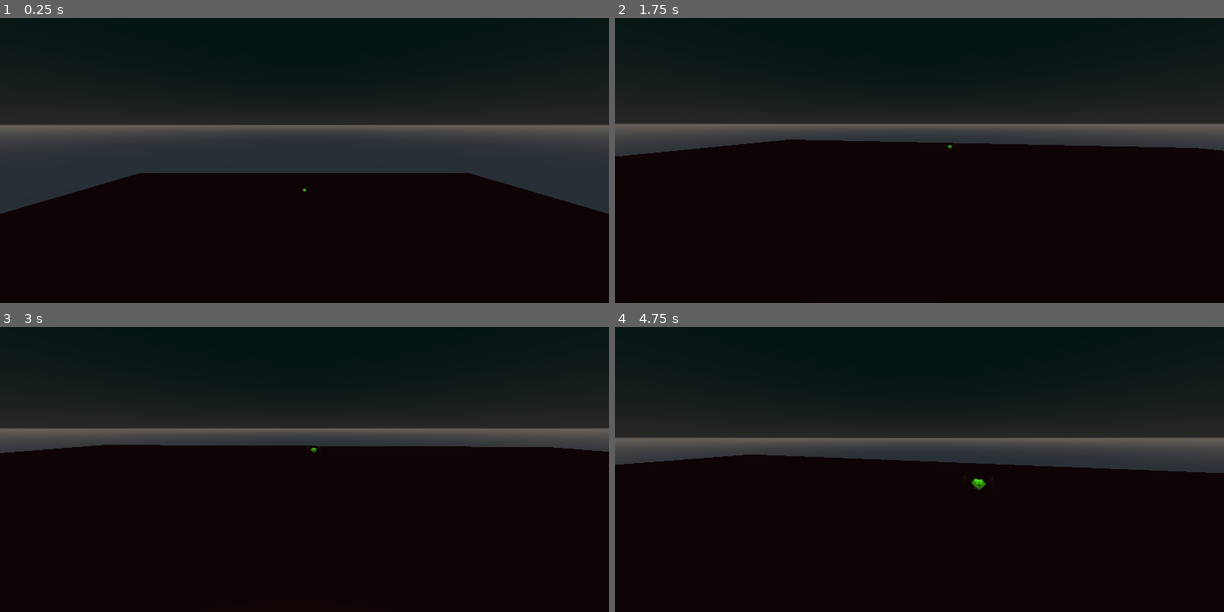
Above: before the commit, frames 1-4 (two rows, left to right).
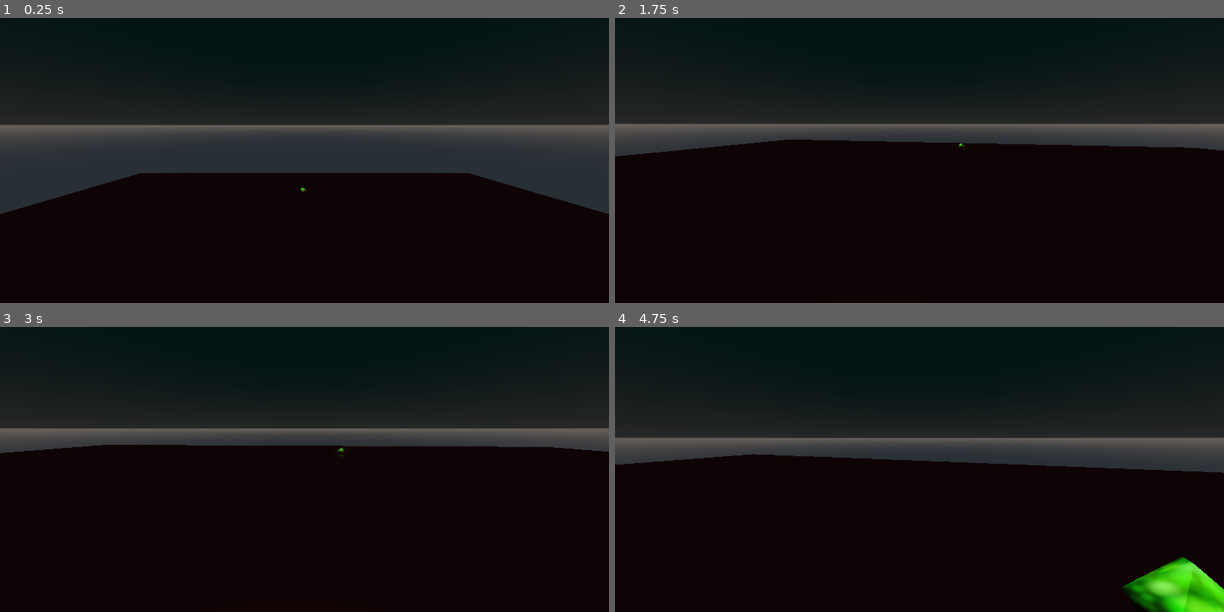
Above: after the commit, the same moments.

Repository: ElPepitaux/Epitech_Jam
Game: Godot game, scene res://World.tscn
Same seed, same stepped clock (60 frames per second), same inputs: the game is played once before the commit and once after it. The project has no main scene, so this scene is started directly.
Inputs (mouse positions are in pixels of both pictures, inside the frame that each line leads up to):
- Up to frame 1 (0.25 s): no input
- Up to frame 2 (1.75 s): move the mouse to (949, 123) at 0.52 s; hold W (forward) from 0.53 s (still down); click (949, 123) at 0.6 s; tap Space (jump) at 0.77, 1.52 s; move the mouse to (889, 126) at 1.27 s; tap Shift (sprint) at 1.35 s
- Up to frame 3 (3 s): keep holding W (forward); move the mouse to (316, 426) at 2.02 s; click (316, 426) at 2.1 s; tap Enter at 2.75 s; move the mouse to (298, 441) at 2.77 s; tap Shift (sprint) at 2.85 s
- Up to frame 4 (4.75 s): keep holding W (forward); tap Space (jump) at 3.02, 3.77, 4.52 s; move the mouse to (962, 438) at 3.52 s; click (962, 438) at 3.6 s; move the mouse to (870, 429) at 4.27 s; tap Shift (sprint) at 4.35 s

The runs differ from the first frame. In frame 1, less than 0.1% of the frame differs, in the area x 0-100%, y 54-69%; in frame 2, less than 0.1%; in frame 3, less than 0.1%; in frame 4, 2.4%, in the area x 22-100%, y 44-100%.

Commit message:
end enemy

Diff:
--- a/game/All_Enemy/enemy.gd
+++ b/game/All_Enemy/enemy.gd
@@ -2,7 +2,9 @@
 
 onready var animation = $spider/AnimationPlayer
 onready var playerdection = $player_dection
-
+onready var hitbox = $Hitbox
+onready var wander = $Wander
+onready var stats = $Stats
 
 enum {
 	IDLE,
@@ -15,26 +17,52 @@
 var gravity = -14
 var velocity = Vector3.ZERO
 var FRICTION = 20
+var SPRINT = 5
+var WALK = 2
+var ACCEL = 5
 
 func _ready():
-	pass
+	randomize()
+	stat = pick_random_state([IDLE, WANDER])
 
 func _physics_process(delta):
 	match stat:
 		IDLE:
+			animation.play("Idle")
 			velocity = velocity.move_toward(Vector3.ZERO, delta * FRICTION)
 			seek_player()
 
+			if wander.get_time_left() == 0:
+				stat = pick_random_state([IDLE, WANDER])
+				wander.start_timer_wander(rand_range(5, 10))
+
 		WANDER:
 			seek_player()
+			animation.play("Walk")
+			if wander.get_time_left() == 0:
+				stat = pick_random_state([IDLE, WANDER])
+				wander.start_timer_wander(rand_range(5, 10))
+
+			var direction = global_transform.origin.direction_to(wander.target_position)
+			velocity = velocity.move_toward(direction * WALK, ACCEL * delta)
+			look_at(wander.target_position, Vector3.UP)
+			rotation_degrees.y += 180
+			if global_transform.origin.distance_to(wander.target_position) <= 4:
+				stat = pick_random_state([IDLE, WANDER])
+				wander.start_timer_wander(rand_range(1, 3))
+
 		CHASE:
+			animation.play("Walk")
 			var player = playerdection.player
 			if player != null:
-				look_at(Vector3(player.translation.x + 180, player.translation.y, player.translation.z + 360), Vector3.UP)
+				look_at(player.global_transform.origin, Vector3.UP)
+				rotation_degrees.y += 180
 				var direction = global_transform.origin.direction_to(player.get_global_transform().origin)
-				velocity = velocity.move_toward(direction * 5, delta * 10)
+				velocity = velocity.move_toward(direction * SPRINT, delta * ACCEL)
 			else:
 				stat = IDLE
+
+	velocity.y += gravity * delta
 
 	velocity = move_and_slide(velocity)
 
@@ -44,7 +72,10 @@
 
 func pick_random_state(list_state):
 	list_state.shuffle()
-	return list_state.pop(0)
+	return list_state.pop_front()
 
 func _on_HurtBox_area_entered(area):
-	pass
+	stats.health -= 1
+
+func _on_Stats_no_health():
+	queue_free()
--- a/game/All_Enemy/enemy.tscn
+++ b/game/All_Enemy/enemy.tscn
@@ -1,10 +1,12 @@
-[gd_scene load_steps=10 format=2]
+[gd_scene load_steps=12 format=2]
 
 [ext_resource path="res://All_Enemy/spider.tscn" type="PackedScene" id=1]
 [ext_resource path="res://All_Enemy/enemy.gd" type="Script" id=2]
 [ext_resource path="res://All_Enemy/player_dection.gd" type="Script" id=3]
 [ext_resource path="res://Overlap/HurtBox.tscn" type="PackedScene" id=4]
 [ext_resource path="res://Overlap/Hitbox.tscn" type="PackedScene" id=5]
+[ext_resource path="res://Overlap/Wander.tscn" type="PackedScene" id=6]
+[ext_resource path="res://Stats.tscn" type="PackedScene" id=7]
 
 [sub_resource type="SphereShape" id=2]
 radius = 0.480858
@@ -18,7 +20,6 @@
 [sub_resource type="CapsuleShape" id=4]
 
 [node name="enemy" type="KinematicBody"]
-transform = Transform( 1, 0, 0, 0, 1, 0, 0, 0, 1, 0, 0, 0 )
 collision_layer = 4
 script = ExtResource( 2 )
 
@@ -29,8 +30,11 @@
 [node name="spider" parent="." instance=ExtResource( 1 )]
 transform = Transform( 3, 0, 0, 0, 3, 0, 0, 0, 3, 0, 0, 0 )
 
+[node name="Wander" parent="." instance=ExtResource( 6 )]
+wander_range = 100
+
 [node name="player_dection" type="Area" parent="."]
-transform = Transform( 4.8, 0, 0, 0, 3.12, 0, 0, 0, 3.3, 0, 0, 0 )
+transform = Transform( 7.39468, 0, 0, 0, 4.01323, 0, 0, 0, 7.07006, 0, 0, 0 )
 collision_layer = 0
 collision_mask = 2
 script = ExtResource( 3 )
@@ -39,22 +43,31 @@
 shape = SubResource( 1 )
 
 [node name="HurtBox" parent="." instance=ExtResource( 4 )]
-transform = Transform( 2.56986, 0, 0, 0, 2.90189, 0, 0, 0, 2.90814, 0, 0, 0 )
+transform = Transform( 2.17515, 0, 0, 0, 2.52439, 0, 0, 0, 2.37361, 0, 0, 0 )
+collision_layer = 8
+collision_mask = 0
 
 [node name="CollisionShape" parent="HurtBox" index="0"]
 transform = Transform( 1, 0, 0, 0, 0.851997, 0, 0, 0, 1, 0, 0, 0 )
 shape = SubResource( 3 )
 
 [node name="Hitbox" parent="." instance=ExtResource( 5 )]
+transform = Transform( 1.24566, 0, 0, 0, 0.926959, 0, 0, 0, 1.58132, 0, 0, 0 )
+collision_layer = 0
+collision_mask = 16
 damage = 1
 
 [node name="CollisionShape" parent="Hitbox" index="0"]
 transform = Transform( 1, 0, 0, 0, 0.531169, 0, 0, 0, 0.698044, 0, 0.834921, 0 )
 shape = SubResource( 4 )
 
+[node name="Stats" parent="." instance=ExtResource( 7 )]
+max_health = 4
+
 [connection signal="body_entered" from="player_dection" to="player_dection" method="_on_player_dection_body_entered"]
 [connection signal="body_exited" from="player_dection" to="player_dection" method="_on_player_dection_body_exited"]
 [connection signal="area_entered" from="HurtBox" to="." method="_on_HurtBox_area_entered"]
+[connection signal="no_health" from="Stats" to="." method="_on_Stats_no_health"]
 
 [editable path="HurtBox"]
 [editable path="Hitbox"]
--- /dev/null
+++ b/game/Map.tscn
@@ -0,0 +1,23 @@
+[gd_scene load_steps=4 format=2]
+
+[sub_resource type="CubeMesh" id=1]
+
+[sub_resource type="SpatialMaterial" id=2]
+albedo_color = Color( 0.403922, 0.403922, 0.403922, 1 )
+
+[sub_resource type="BoxShape" id=3]
+extents = Vector3( 1, 1, 1.90288 )
+
+[node name="Map" type="Spatial"]
+
+[node name="Ground" type="StaticBody" parent="."]
+
+[node name="MeshInstance" type="MeshInstance" parent="Ground"]
+transform = Transform( 63.3827, 0, 0, 0, 0.198505, 0, 0, 0, 63.3827, 0, 0, 0 )
+mesh = SubResource( 1 )
+skeleton = NodePath("../..")
+material/0 = SubResource( 2 )
+
+[node name="CollisionShape" type="CollisionShape" parent="Ground"]
+transform = Transform( 63.6343, 0, 0, 0, 1, 0, 0, 0, 33.2898, 0, 0, 0 )
+shape = SubResource( 3 )
--- /dev/null
+++ b/game/Mobspawner.tscn
@@ -0,0 +1,69 @@
+[gd_scene load_steps=11 format=2]
+
+[ext_resource path="res://asset/texture-de-nid-de-guêpe-55282448.jpg" type="Texture" id=1]
+
+[sub_resource type="CylinderMesh" id=1]
+
+[sub_resource type="SpatialMaterial" id=2]
+albedo_color = Color( 0.631373, 0.368627, 0.368627, 1 )
+albedo_texture = ExtResource( 1 )
+
+[sub_resource type="CapsuleMesh" id=3]
+
+[sub_resource type="SpatialMaterial" id=4]
+albedo_color = Color( 0.6, 0.388235, 0.388235, 1 )
+albedo_texture = ExtResource( 1 )
+metallic_texture = ExtResource( 1 )
+roughness_texture = ExtResource( 1 )
+normal_enabled = true
+normal_scale = 1.0
+normal_texture = ExtResource( 1 )
+
+[sub_resource type="SphereMesh" id=5]
+
+[sub_resource type="SpatialMaterial" id=6]
+albedo_color = Color( 0.564706, 0.321569, 0.321569, 1 )
+albedo_texture = ExtResource( 1 )
+roughness_texture = ExtResource( 1 )
+normal_enabled = true
+normal_scale = 1.0
+normal_texture = ExtResource( 1 )
+
+[sub_resource type="CapsuleMesh" id=7]
+
+[sub_resource type="SpatialMaterial" id=8]
+albedo_color = Color( 0.498039, 0.282353, 0.282353, 1 )
+albedo_texture = ExtResource( 1 )
+
+[sub_resource type="BoxShape" id=9]
+
+[node name="Spatial" type="Spatial"]
+
+[node name="MeshInstance4" type="MeshInstance" parent="."]
+transform = Transform( 0.20829, -0.0482753, 0.137186, -0.0911837, -0.383725, 0.115521, -0.0720531, 0.203494, 0.147236, -0.681611, 0.448128, -0.0813224 )
+mesh = SubResource( 1 )
+skeleton = NodePath("")
+material/0 = SubResource( 2 )
+
+[node name="MeshInstance" type="MeshInstance" parent="."]
+transform = Transform( 0.857424, 0, 0, 0, 1.03247, 0, 0, 0, 0.443554, 0, 0.559663, 0 )
+mesh = SubResource( 3 )
+material/0 = SubResource( 4 )
+
+[node name="MeshInstance3" type="MeshInstance" parent="MeshInstance"]
+transform = Transform( -0.536323, 0, 0, 0, 0.543647, 0, 0, 0, -1.10718, 0.619228, -0.23444, 0.897078 )
+mesh = SubResource( 5 )
+material/0 = SubResource( 6 )
+
+[node name="MeshInstance5" type="MeshInstance" parent="."]
+transform = Transform( 0.277205, 0.536582, 0.238017, -0.240548, -0.12091, 0.405036, 0.266509, -0.667247, 0.118012, 0.640559, 0.493607, -0.309264 )
+mesh = SubResource( 7 )
+skeleton = NodePath("../MeshInstance4")
+material/0 = SubResource( 8 )
+
+[node name="StaticBody" type="StaticBody" parent="."]
+transform = Transform( 0.969724, 0, 0, 0, 1.02179, 0, 0, 0, 0.969724, 0, 0, 0 )
+
+[node name="CollisionShape" type="CollisionShape" parent="StaticBody"]
+transform = Transform( 1.20646, 0, 0, 0, 0.889301, 0, 0, 0, 0.951291, 0.106693, 0.724367, -0.011834 )
+shape = SubResource( 9 )
--- a/game/Overlap/Wander.gd
+++ b/game/Overlap/Wander.gd
@@ -1 +1,24 @@
 extends Spatial
+
+export (int) var wander_range
+
+onready var time = $Timer
+
+onready var start_position = global_transform
+onready var target_position = global_transform
+
+func _ready():
+	updata_taget_position()
+
+func updata_taget_position():
+	var target_vector = Vector3(rand_range(-wander_range, wander_range), 0, rand_range(-wander_range, wander_range))
+	target_position = start_position.origin + target_vector
+
+func get_time_left():
+	return time.time_left
+
+func start_timer_wander(duration):
+	time.start(duration)
+
+func _on_Timer_timeout():
+	updata_taget_position()
--- /dev/null
+++ b/game/Overlap/Wander.tscn
@@ -0,0 +1,12 @@
+[gd_scene load_steps=2 format=2]
+
+[ext_resource path="res://Overlap/Wander.gd" type="Script" id=1]
+
+[node name="Wander" type="Spatial"]
+script = ExtResource( 1 )
+
+[node name="Timer" type="Timer" parent="."]
+one_shot = true
+autostart = true
+
+[connection signal="timeout" from="Timer" to="." method="_on_Timer_timeout"]
--- /dev/null
+++ b/game/Stats.gd
@@ -0,0 +1,11 @@
+extends Node
+
+export(int) var max_health = 1
+onready var health = max_health setget set_health
+
+signal no_health
+
+func set_health(value):
+	health = value
+	if health <= 0:
+		emit_signal("no_health")
--- /dev/null
+++ b/game/Stats.tscn
@@ -0,0 +1,6 @@
+[gd_scene load_steps=2 format=2]
+
+[ext_resource path="res://Stats.gd" type="Script" id=1]
+
+[node name="Stats" type="Node"]
+script = ExtResource( 1 )
--- a/game/World.tscn
+++ b/game/World.tscn
@@ -6,6 +6,7 @@
 [ext_resource path="res://World.gd" type="Script" id=4]
 
 [node name="World" type="Spatial"]
+transform = Transform( 1.02189, 0, 0, 0, 1.02189, 0, 0, 0, 1.02189, 0, 0, 0 )
 script = ExtResource( 4 )
 
 [node name="Map" parent="." instance=ExtResource( 1 )]
@@ -14,4 +15,4 @@
 transform = Transform( 1, 0, 0, 0, 1, 0, 0, 0, 1, 0, 19.68, 0 )
 
 [node name="enemy" parent="." instance=ExtResource( 3 )]
-transform = Transform( 1, 0, 0, 0, 1, 0, 0, 0, 1, 0, 0.876424, 42.8596 )
+transform = Transform( -1, 0, 0.000785502, 0, 1, 0, -0.000785502, 0, -1, 0, 0.876424, 42.8596 )
